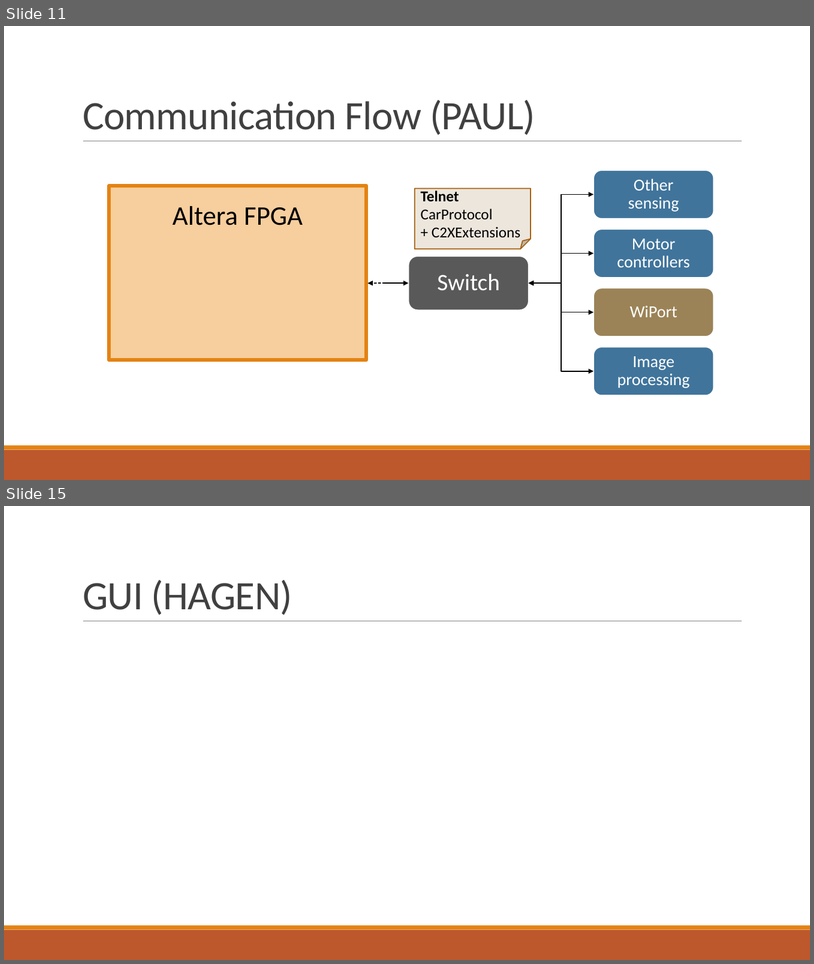
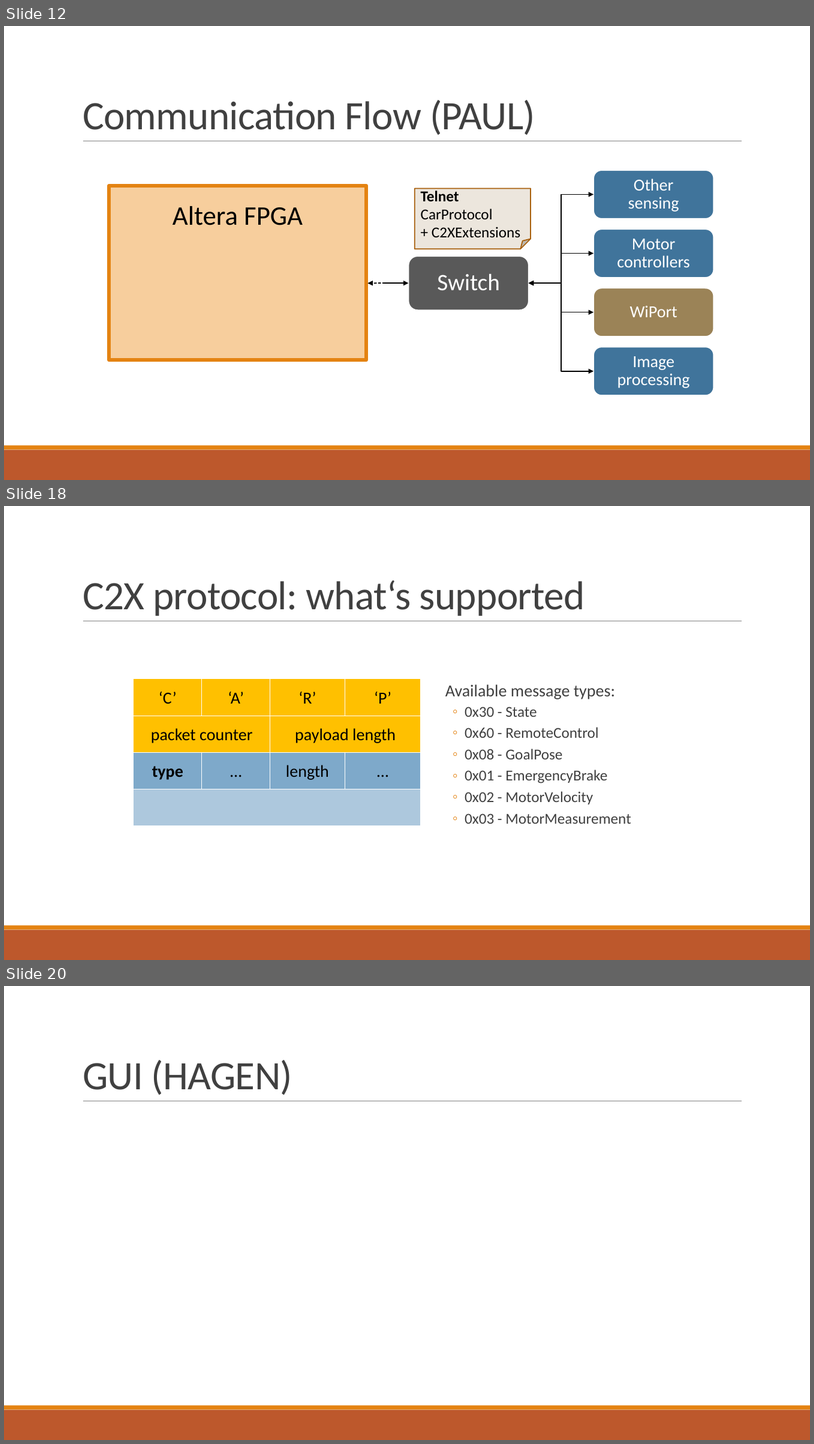
Before and after one commit to fjanssen/Car2X, a slide deck: doc/FinalPresentation.pptx. Shown one above the other, each under a label of ours: slides 11 and 15 before the commit, slides 12, 18 and 20 after it; the slides between them are not shown. The pictures are 814x964 and 814x1444 pixels, drawn with LibreOffice and Linux fonts; fonts in the diff are those of the drawing. Boxes give left, top, right and bottom in pixels: in the first picture for what was removed or moved away, otherwise in the second. Text is boxed around its words. In the diff, an @@ line names an element or a change of style, - is before the commit and + after.

Commit message:
Updated comms and core slides. Added control and remote_control message examples.

```diff
--- a/doc/FinalPresentation.pptx
+++ b/doc/FinalPresentation.pptx
@@ slide 18 added at (x1=4, y1=506, x2=810, y2=960), background #FFFFFF; not listed: 3 template elements that a slide beside it also shows @@
@@ title added at (x1=83, y1=580, x2=585, y2=616), 48 pt, text #404040 @@
+C2X protocol: what‘s supported
@@ table added at (x1=134, y1=679, x2=422, y2=826), 4 rows, 4 columns @@
+‘C’ | ‘A’ | ‘R’ | ‘P’
+packet counter |  | payload length | 
+type | … | length | …
+ |  |  | 
@@ text added at (x1=446, y1=684, x2=631, y2=823), 18 pt, text #404040 @@
+  Available message types:
+  ◦ 0x30 - State
+  ◦ 0x60 - RemoteControl
+  ◦ 0x08 - GoalPose
+  ◦ 0x01 - EmergencyBrake
+  ◦ 0x02 - MotorVelocity
+  ◦ 0x03 - MotorMeasurement
@@ what was slide 11 is now slide 12 @@
@@ what was slide 15 is now slide 20 @@
```
Also in this commit, not shown: 1 slide changed, 7 other slides added, 3 slides removed, 2 other files.
